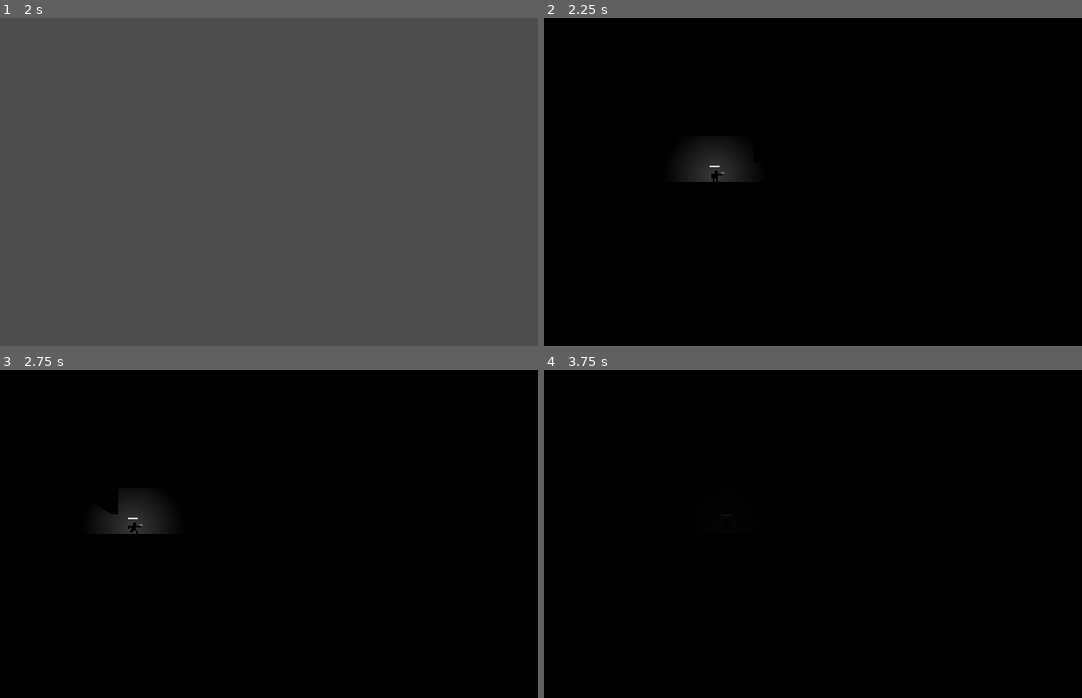
Above: before the commit, frames 1-4 (two rows, left to right).
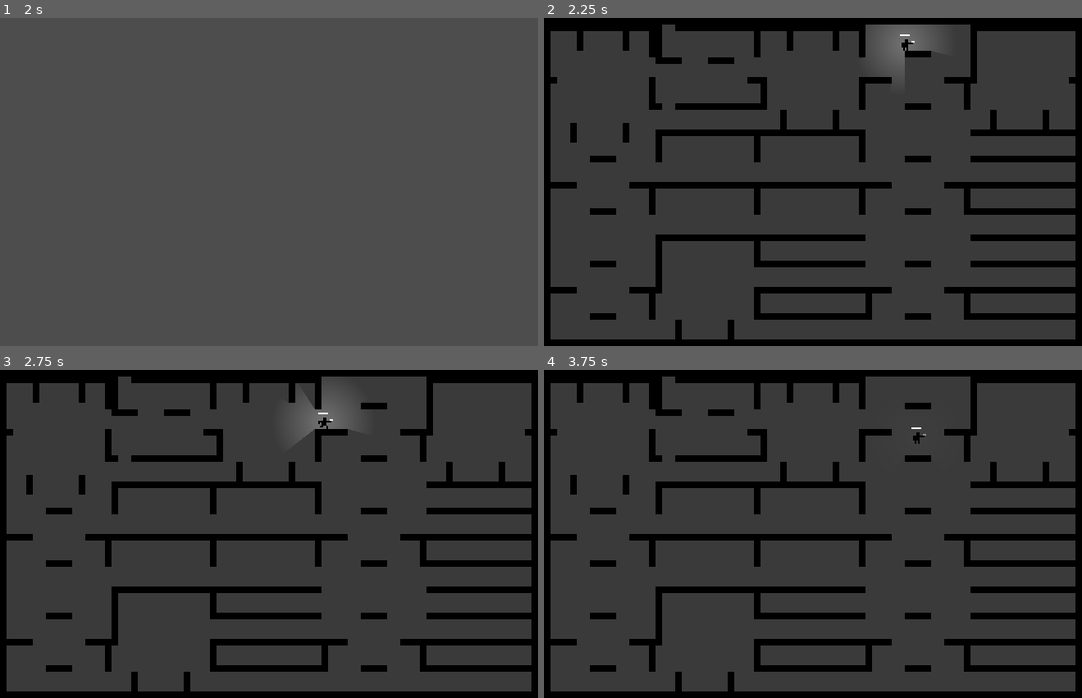
Above: after the commit, the same moments.

Repository: the-alex-g/goblin_guns
Game: Godot game, scene res://menus/join_menu.tscn
The game is run twice, just before and just after one commit, with the same random seed, the same clock (stepped at 60 frames per second) and the same inputs.
Inputs (mouse positions are in pixels of both pictures, inside the frame that each line leads up to):
- Up to frame 1 (2 s): tap Enter at 0.5 s; move the mouse to (387, 165) at 0.52 s; press the mouse at (387, 165) at 0.53 s; hold D (right) from 0.53 s (still down); tap Space (jump) at 0.77, 1.25, 1.52 s; move the mouse to (161, 198) at 1.27 s; release the mouse at (161, 198) at 1.28 s; tap Shift (sneak) at 1.35 s
- Up to frame 2 (2.25 s): tap Enter at 2, 2.1 s; move the mouse to (866, 109) at 2.02 s; release D (right) at 2.03 s; hold A (left) from 2.03 s (still down)
- Up to frame 3 (2.75 s): keep holding A (left)
- Up to frame 4 (3.75 s): move the mouse to (786, 599) at 2.77 s; release A (left) at 2.78 s; hold D (right) from 2.78 s (still down); click (786, 599) at 2.85 s; tap Space (jump) at 3.02 s; move the mouse to (974, 583) at 3.52 s; hold Shift (sneak) from 3.53 s (still down)

Frame 1 is identical in both runs. In frame 2, 79% of the frame differs, in the area x 1-99%, y 2-98%; in frame 3, 79%; in frame 4, 80%.

Commit message:
Add decoration generation

Diff:
--- a/project/main/main.gd
+++ b/project/main/main.gd
@@ -7,6 +7,9 @@
 var _rooms : Array[Array] = []
 var _stairs : Array[Array] = []
 var _spawns : Array[Vector2i] = []
+var _decorations : Array[Array] = []
+var _decor_groups := {}
+var _decor_group_index := 0
 
 @onready var _player_container := $PlayerContainer
 @onready var _darkness_layer := $CanvasModulate
@@ -15,8 +18,9 @@
 
 func _ready() -> void:
 	_darkness_layer.visible = apply_shadow
-	_load_rooms_from_dir("rooms", _rooms)
-	_load_rooms_from_dir("stairs", _stairs)
+	_load_features_from_dir("rooms", _rooms)
+	_load_features_from_dir("stairs", _stairs)
+	_load_features_from_dir("decorations", _decorations, 3)
 	_build_complex()
 	for id in players:
 		var player := preload("res://player/player.tscn").instantiate()
@@ -25,9 +29,9 @@
 		_player_container.add_child(player)
 
 
-func _load_rooms_from_dir(dirname: String, destination: Array[Array]) -> void:
+func _load_features_from_dir(dirname: String, destination: Array[Array], size := 16) -> void:
 	for filename in DirAccess.get_files_at("res://main/%s/" % dirname):
-		destination.append(_load_room("%s/%s" % [dirname, filename]))
+		destination.append(_load_room("%s/%s" % [dirname, filename], size))
 
 
 func _build_outer_walls() -> void:
@@ -53,10 +57,32 @@
 			stair_location_2 = randi_range(0, 4)
 		for column in 5:
 			var offset := Vector2i(column * 16 + 1, row * 16 + 1)
-			if column == stair_location_1 or randf() < 0.25 or column == stair_location_2:
+			if column == stair_location_1 or randf() < 0.1 or column == stair_location_2:
 				_build_room(_stairs.pick_random(), offset)
 			else:
 				_build_room(_rooms.pick_random(), offset)
+	_build_decor()
+
+
+func _build_decor() -> void:
+	for group_id in _decor_groups:
+		if randf() < 0.5:
+			var decor : Array = _decorations.pick_random()
+			for pos in _decor_groups[group_id]:
+				_generate_decor(pos, decor)
+
+
+func _generate_decor(pos: Vector2i, decor: Array) -> void:
+	if _cell_full(pos + Vector2i.DOWN):
+		for i in 9:
+			var cell := pos + Vector2i(i % 3 - 1, floori(i / 3.0) - 2)
+			if decor[i].call(cell):
+				_add_cell(cell)
+	else:
+		for i in 9:
+			var cell := pos + Vector2i(i % 3 - 1, floori(i / 3.0))
+			if decor[8 - i].call(cell):
+				_add_cell(cell)
 
 
 func _false(_pos) -> bool:
@@ -65,6 +91,14 @@
 
 func _true(_pos) -> bool:
 	return true
+
+
+func _track_decor(pos: Vector2i, offset: int) -> void:
+	var index := _decor_group_index + offset
+	if _decor_groups.has(index):
+		_decor_groups[index].append(pos)
+	else:
+		_decor_groups[index] = [pos]
 
 
 func _get_type(c: String) -> Callable:
@@ -80,13 +114,17 @@
 		return func(pos: Vector2i):
 			_spawns.append(pos)
 			return true
+	elif c.is_valid_int():
+		return func(pos: Vector2i):
+			_track_decor(pos, int(c))
+			return false
 	else:
 		if c != " ":
 			push_warning("unknown cell type %s" % c)
 		return _false
 
 
-func _load_room(file_name: String) -> Array[Callable]:
+func _load_room(file_name: String, size: int) -> Array[Callable]:
 	var file := FileAccess.open("res://main/%s" % file_name, FileAccess.READ)
 	var room := []
 	var lines := 0
@@ -94,11 +132,11 @@
 		lines += 1
 		var line := file.get_line()
 		if line == "":
-			if lines == 17:
+			if lines == size + 1:
 				file.close()
 				return room
 			else:
-				for i in 16:
+				for i in size:
 					room.append(_false)
 		else:
 			var i = 0;
@@ -123,12 +161,12 @@
 				else:
 					room.append(_get_type(line[i]))
 				i += 1
-			if chars != 16:
+			if chars != size:
 				push_warning("irregular line length %d in %s" % [chars, file_name])
 				file.close()
 				return []
 	file.close()
-	if lines != 16:
+	if lines != size:
 		push_warning("irregular line count %d in %s" % [(lines - 1), file_name])
 		return []
 	return room
@@ -145,11 +183,8 @@
 			_add_cell(cell)
 		else:
 			_tile_layer.erase_cell(cell)
+	_decor_group_index += 10
 
 
 func _cell_full(cell: Vector2i) -> bool:
 	return _tile_layer.get_cell_source_id(cell) >= 0
-
-
-func _cell_empty(cell: Vector2i) -> bool:
-	return not _cell_full(cell)
--- a/project/main/main.tscn
+++ b/project/main/main.tscn
@@ -21,6 +21,7 @@
 
 [node name="Main" type="Node2D" unique_id=1247647158]
 script = ExtResource("1_xwkvk")
+apply_shadow = false
 
 [node name="ColorRect" type="ColorRect" parent="." unique_id=2040054560]
 offset_left = -16.0
Not shown, added: project/main/decorations/spire.txt
Not shown, changed: project/main/rooms/large_room.txt
